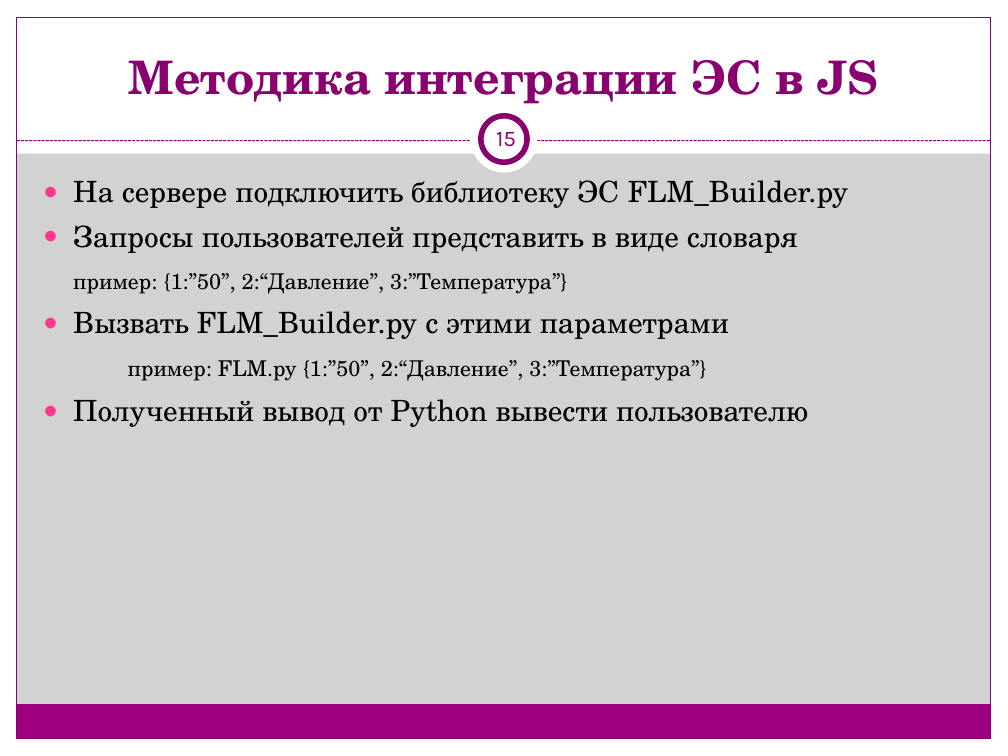
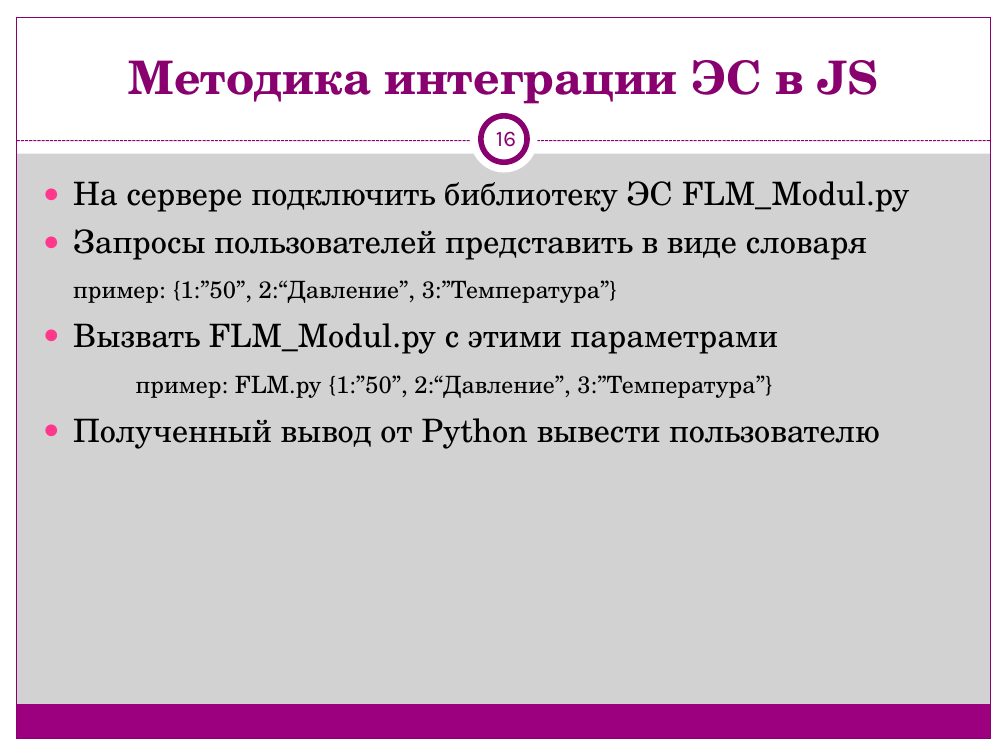
Before and after one commit to tyomka896/flm_react, a slide deck: slide 16 of presentation2206.ppt (slide 15 before the commit). Drawn at 1008x756 pixels with LibreOffice and Linux fonts; fonts in the diff are those of the drawing. Boxes give left, top, right and bottom in pixels: in the first picture for what was removed or moved away, otherwise in the second. Text is boxed around its words. In the diff, an @@ line names an element or a change of style, - is before the commit and + after.

```diff
--- a/presentation2206.ppt
+++ b/presentation2206.ppt
@@ page number at bbox=[496, 131, 516, 147]: text changed @@
-15
+16
@@ text at bbox=[73, 181, 910, 212]: text changed; size 20.9 to 22.9 pt @@
-● На сервере подключить библиотеку ЭС FLM_Builder.py
+● На сервере подключить библиотеку ЭС FLM_Modul.py
@@ text at bbox=[73, 229, 879, 449]: size 20.9 to 22.9 pt in "Запросы пользователей представить в виде словаря", "Полученный вывод от Python вывести пользователю"; size 15.5 to 17 pt in "пример: {1:”50”, 2:“Давление”, 3:”Температура”}", "пример: FLM.py {1:”50”, 2:“Давление”, 3:”Температура”}" @@
@@ text at bbox=[73, 323, 778, 354]: text changed; size 20.9 to 22.9 pt @@
-● Вызвать FLM_Builder.py с этими параметрами
+● Вызвать FLM_Modul.py с этими параметрами
```
Also in this commit, not shown: 9 other slides changed.
